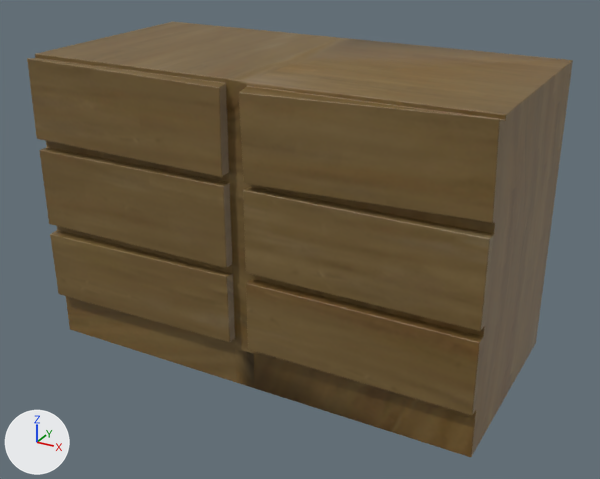
Before and after pictures for a commit that changed the FBX model Assets/Furniture/cabinet2.fbx.
Camera for both pictures: a camera (50 mm lens) standing at (3.81, -6.87, 4.62) and looking at (0.09, -0.1, 1.23). Every picture has the same lights, and +X, +Y and +Z are marked at lower left.

Objects in the first picture: 'Cabinet2'.
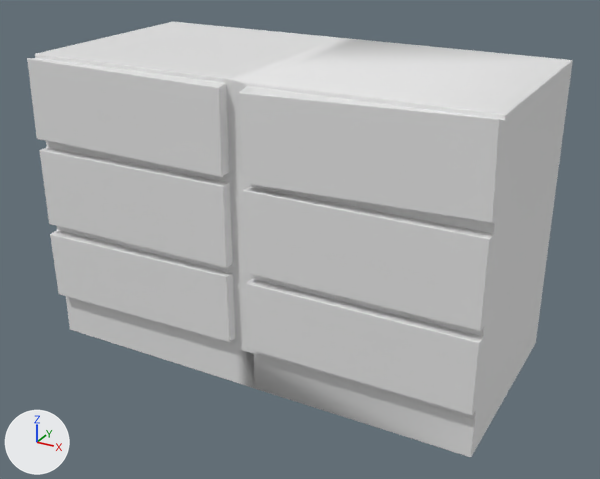
Edits to the bpy script that builds the scene:
```text
Change me_cube_001:
    where me_cube_001.from_pydata(...)  # 354 vertices, 371 faces; spans x -2.3..2.31, y -1.16..1.15, z 0.0..3.04
    remove me_cube_001.materials.append(mat_material_001)  # picture img_wood_01_jpg
```

Location of each change, (x1, y1, x2, y2) in pixels of the pictures (600 x 479 px):
'Cabinet2', recoloured (brown to grey): (27, 22, 573, 457) in both
